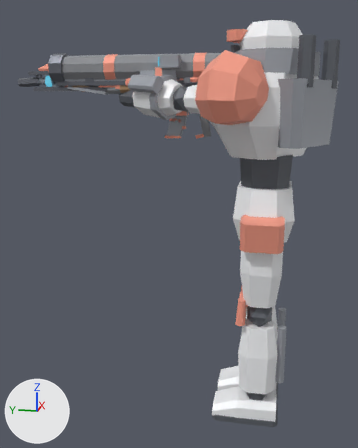
A saved change to the glTF model game/player/robot/bulwark.glb.
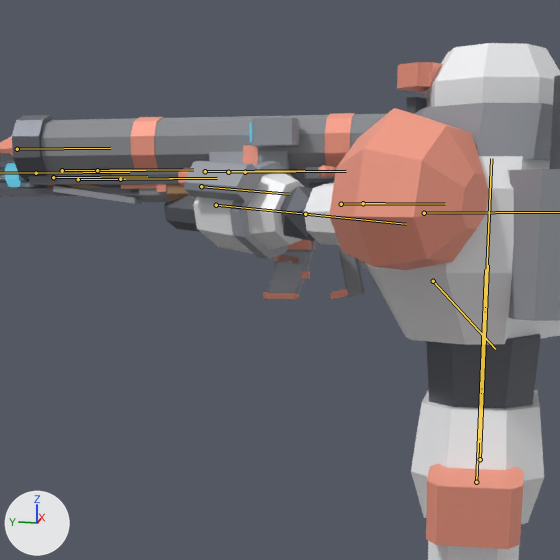
Each version appears first whole from a camera (50 mm lens) standing at (-2.135, -0.05, 1.388) and looking at (0.022, 0.381, 0.849), and next in a close-up on the part from 12% to 84% of the width and 0% to 58% of the height. The axes (+X, +Y, +Z) are drawn at lower left. The lights are the same throughout. The last two pictures show the newer version. Both versions are drawn at frame 0 of the action 'aim_lmg'; the numbers are the values there. The bones that change, and the others that lie on the model, are drawn over the model as lines in the close-ups.

The first close-up shows 'Bulwark'.
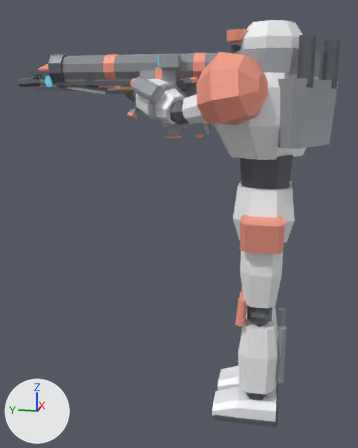
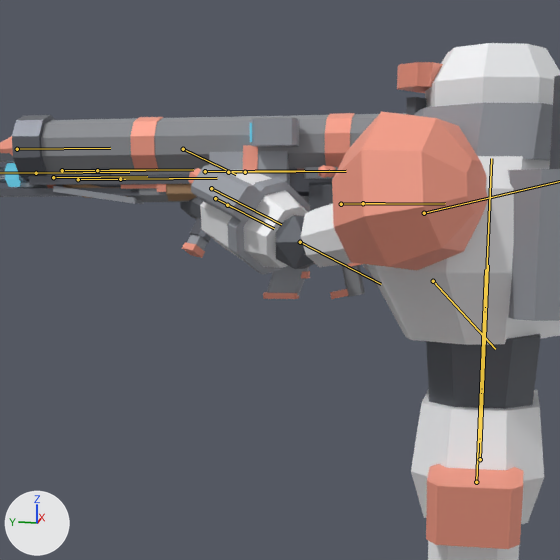
The edits, one by one:
Bone 'upper_arm_l' (bone_upper_arm_l) turns from (89, 1, -31) to (77, 0, -31) degrees about its own x, y and z.
Bone 'forearm_l' (bone_forearm_l) turns from (5, 0, 0) to (33, 0, 0) degrees about its own x, y and z.

Location of each change, [x1, y1, x2, y2] in pixels of the close-ups (560 x 560 px):
'Bulwark', posed
    both: [0, 43, 560, 560]
bone 'forearm_l', root to tip
    before: (305, 214) to (406, 224)
    after: (300, 242) to (381, 284)
